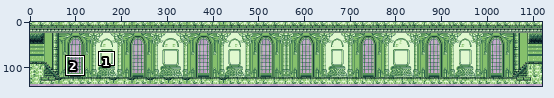
File history of a pixel-art file, sotn/SOTN_EntranceB01.ase. The picture above shows the old version from afar; the outline marks the close-up.
Close-up. As it was:
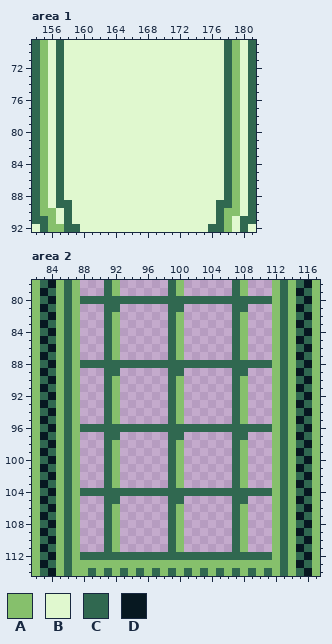
1120x144 pixels, 1 frame. Shown: area 1: x 154..181, y 69..92; area 2: x 82..117, y 78..114. The wide view leaves out empty margins.
Visible layers, top first: "Deco-Low", "Main Deco", "Curtain", "Windows", "Main".
Palette (. is transparent): A #86c06c  B #e0f8cf  C #306850  D #071821
Pixels before, area 1, first column x 154:
69 CABCBBBBBBBBBBBBBBBBBBBBCABC
70 CABCBBBBBBBBBBBBBBBBBBBBCABC
71 CABCBBBBBBBBBBBBBBBBBBBBCABC
72 CABCBBBBBBBBBBBBBBBBBBBBCABC
73 CABCBBBBBBBBBBBBBBBBBBBBCABC
74 CABCBBBBBBBBBBBBBBBBBBBBCABC
75 CABCBBBBBBBBBBBBBBBBBBBBCABC
76 CABCBBBBBBBBBBBBBBBBBBBBCABC
77 CABCBBBBBBBBBBBBBBBBBBBBCABC
78 CABCBBBBBBBBBBBBBBBBBBBBCABC
79 CABCBBBBBBBBBBBBBBBBBBBBCABC
80 CABCBBBBBBBBBBBBBBBBBBBBCABC
81 CABCBBBBBBBBBBBBBBBBBBBBCABC
82 CABCBBBBBBBBBBBBBBBBBBBBCABC
83 CABCBBBBBBBBBBBBBBBBBBBBCABC
84 CABCBBBBBBBBBBBBBBBBBBBBCABC
85 CABCBBBBBBBBBBBBBBBBBBBBCABC
86 CABCBBBBBBBBBBBBBBBBBBBBCABC
87 CABCBBBBBBBBBBBBBBBBBBBBCABC
88 CABCBBBBBBBBBBBBBBBBBBBBCABC
89 CABCCBBBBBBBBBBBBBBBBBBCCABC
90 CAABCBBBBBBBBBBBBBBBBBBCAABC
91 CCABCBBBBBBBBBBBBBBBBBBCABCC
92 BCAACCBBBBBBBBBBBBBBBBCCABCB
Pixels before, area 2, first column x 82:
 78 ACDACA...CA......CA......CA...ACACDA
 79 ADCACA...CA......CA......CA...ACADCA
 80 ACDACACCCCCCCCCCCCCCCCCCCCCCCCACACDA
 81 ADCACA...CC......CC......CC...ACADCA
 82 ACDACA...CA......CA......CA...ACACDA
 83 ADCACA...CA......CA......CA...ACADCA
 84 ACDACA...CA......CA......CA...ACACDA
 85 ADCACA...CA......CA......CA...ACADCA
 86 ACDACA...CA......CA......CA...ACACDA
 87 ADCACA...CA......CA......CA...ACADCA
 88 ACDACACCCCCCCCCCCCCCCCCCCCCCCCACACDA
 89 ADCACA...CC......CC......CC...ACADCA
 90 ACDACA...CA......CA......CA...ACACDA
 91 ADCACA...CA......CA......CA...ACADCA
 92 ACDACA...CA......CA......CA...ACACDA
 93 ADCACA...CA......CA......CA...ACADCA
 94 ACDACA...CA......CA......CA...ACACDA
 95 ADCACA...CA......CA......CA...ACADCA
 96 ACDACACCCCCCCCCCCCCCCCCCCCCCCCACACDA
 97 ADCACA...CC......CC......CC...ACADCA
 98 ACDACA...CA......CA......CA...ACACDA
 99 ADCACA...CA......CA......CA...ACADCA
100 ACDACA...CA......CA......CA...ACACDA
101 ADCACA...CA......CA......CA...ACADCA
102 ACDACA...CA......CA......CA...ACACDA
103 ADCACA...CA......CA......CA...ACADCA
104 ACDACACCCCCCCCCCCCCCCCCCCCCCCCACACDA
105 ADCACA...CC......CC......CC...ACADCA
106 ACDACA...CA......CA......CA...ACACDA
107 ADCACA...CA......CA......CA...ACADCA
108 ACDACA...CA......CA......CA...ACACDA
109 ADCACA...CA......CA......CA...ACADCA
110 ACDACA...CA......CA......CA...ACACDA
111 ADCACA...CA......CA......CA...ACADCA
112 ACDACACCCCCCCCCCCCCCCCCCCCCCCCACACDA
113 ADCACAAAAAAAAAAAAAAAAAAAAAAAAAACADCA
114 ACDACAACACACACACACACACACACACACACACDA
And afterwards:
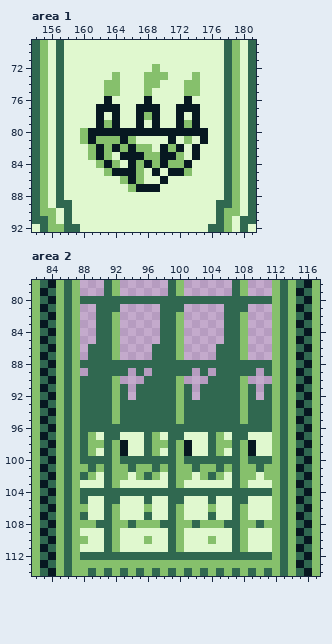
Edits made:
layer "Minitree" added
layer "Wall" now shown
layer "Candle" added
Changed rows in their new state; - is an unchanged pixel.
Area 1, layer "Candle":
first column x 160:
72 ---------A------
73 ----A---AAA---A-
74 ---AA---AA---AA-
75 ---AA---A----AA-
76 ---D----D----D--
77 --DDD--DDD--DDD-
78 --D-D--DAD--D-D-
79 --DAD--D-D--DAD-
80 ADDDDDDDDDDDDDDD
81 ADAAADA----D-A-D
82 -ADADADAA-DAD-D-
83 -ADA-DDDAADDA-D-
84 --ADA-DADADAAD--
85 ---ADDDA-D-DDA--
86 -----ADA--D-----
87 ------ADDD------
Area 2, layers "Wall", "Minitree":
first column x 88:
 81 --C-------C-------C-----
 82 --C-------C-------C-----
 83 --C-------C-------C-----
 84 --C-------C-------C-----
 85 --C-------C-------C-----
 86 -CC------CC------CC-----
 87 -CC------CC------CC-----
 89 -CC--C-C-CC--C-C-CC--C-C
 90 CCC-----CCC-----CCC-----
 91 CCC--C-CCCC--C-CCCC--C-C
 92 CCC--C-CCCC--C-CCCC--C-C
 93 CCC--CCCCCC--CCCCCC--CCC
 94 CCC--CCCCCC--CCCCCC--CCC
 95 CCC--CCCCCC--CCCCCC--CCC
 97 CAB--BBBCAB--BBBCAB--BBB
 98 CAA--DBBCAA--DBBCAA--DBB
 99 CAB--DBBCAB--DBBCAB--DBB
100 CCC--CCCCCC--CCCCCC--CCC
101 ACA--ACAACA--ACAACA--ACA
102 CAB--ABACAB--ABACAB--ABA
103 BBB--BBBBBB--BBBBBB--BBB
105 CBB--BBBCBB--BBBCBB--BBB
106 ABB--BBBABB--BBBABB--BBB
107 CBB--BBBCBB--BBBCBB--BBB
108 AAC--ACAAAC--ACAAAC--ACA
109 BBB--BBBBBB--BBBBBB--BBB
110 ABB--BBBABB--BBBABB--BBB
111 BBB--BBBBBB--BBBBBB--BBB
Boxes around the changes in both close-ups, in picture pixels (x1, y1, x2, y2):
changed: (80, 64, 208, 192)
added: (80, 304, 272, 552)
